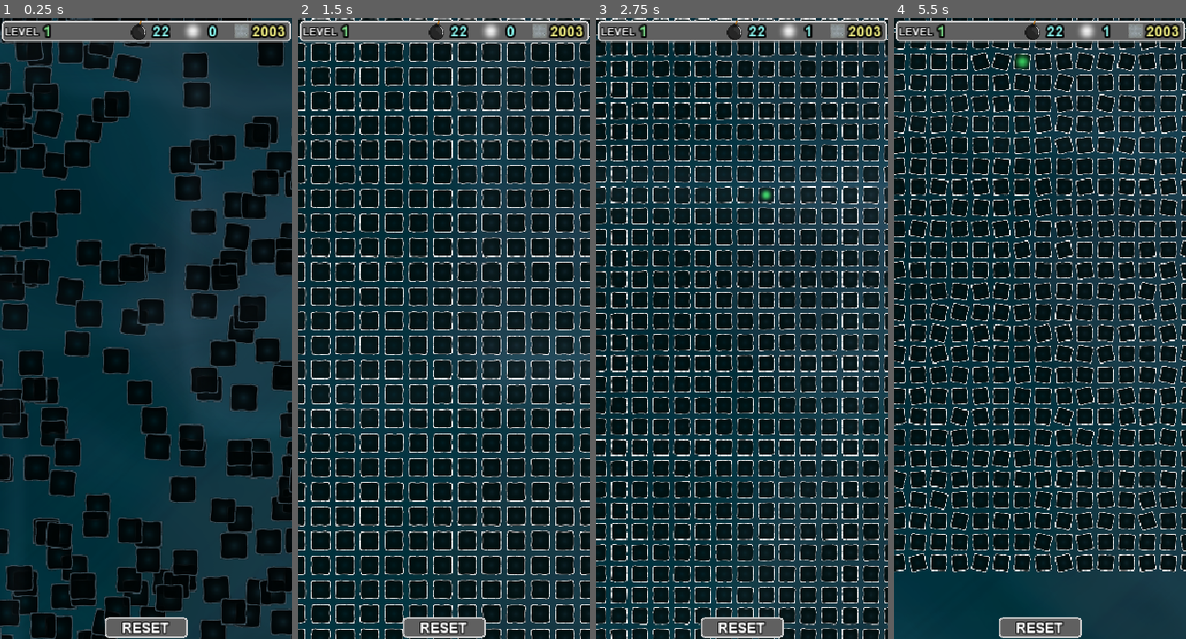
Above: before the commit, frames 1-4 (left to right).
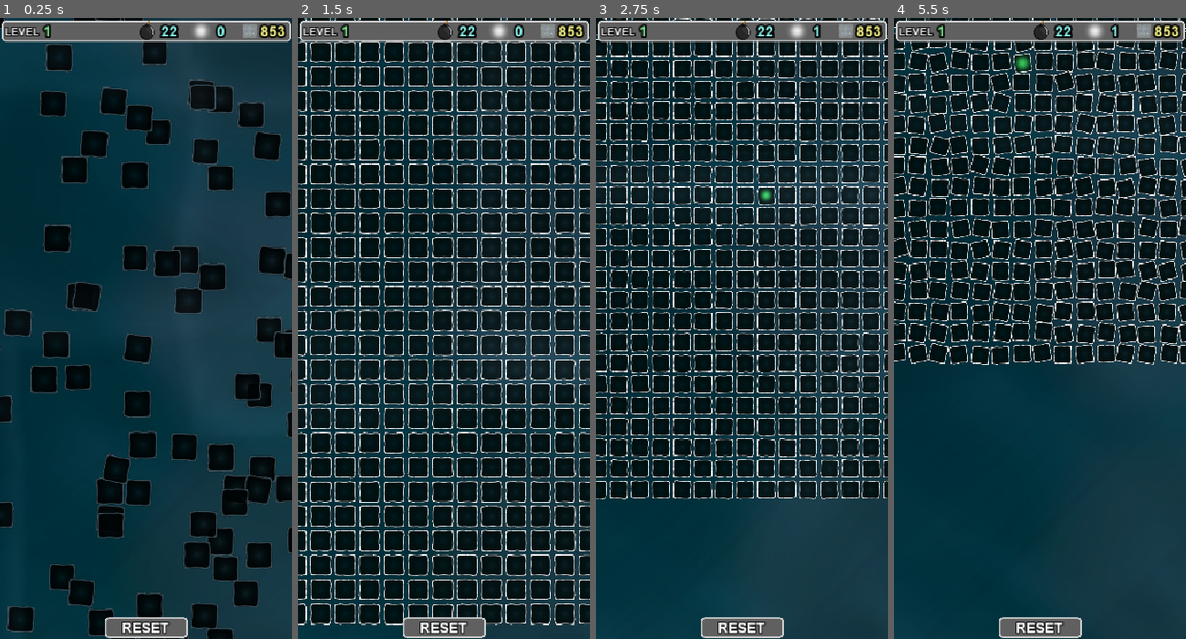
Above: after the commit, the same moments.

Repository: cloudziq/Mini_Sapper
Game: Godot game, scene res://scenes/SYS.tscn
Two runs of this game, one before a commit and one after it. Both use one fixed random seed, a clock stepped at 60 frames per second and the inputs below.
Inputs (mouse positions are in pixels of both pictures, inside the frame that each line leads up to):
- Up to frame 1 (0.25 s): no input
- Up to frame 2 (1.5 s): move the mouse to (508, 297) at 0.52 s; hold Mouse wheel up (zoom+) 0.53-1.25 s; click (508, 297) at 0.67 s; drag from (385, 359) to (321, 30) at 1.27 s
- Up to frame 3 (2.75 s): move the mouse to (771, 191) at 2.02 s; hold Mouse wheel up (zoom+) from 2.03 s (still down); click (771, 191) at 2.17 s
- Up to frame 4 (5.5 s): release Mouse wheel up (zoom+) at 2.75 s; drag from (1025, 452) to (896, 49) at 2.77 s; move the mouse to (1127, 421) at 3.52 s; hold Mouse wheel up (zoom+) 3.53-4.25 s; click (1127, 421) at 3.67 s; drag from (952, 235) to (908, 80) at 4.27 s; move the mouse to (1054, 328) at 5.02 s; hold Mouse wheel up (zoom+) from 5.03 s (still down); click (1054, 328) at 5.17 s

The runs differ from the first frame. In frame 1, 46% of the frame differs, in the area x 0-100%, y 0-100%; in frame 2, 25%; in frame 3, 33%; in frame 4, 37%.

Commit message:
tile animation fixes

Diff:
--- a/scripts/SYS.gd
+++ b/scripts/SYS.gd
@@ -57,7 +57,7 @@
 
 #   board_x:  board_y:  bombs:  revealed tiles:
 var level_data = [
-	[45,      45,      22,      0],        # 1
+	[35,      25,      22,      0],        # 1
 	[5,        4,       1,      0],        # 2
 	[5,        5,       1,      0],        # 3
 	[5,        6,       1,      0],        # 4
--- a/scripts/level_main.gd
+++ b/scripts/level_main.gd
@@ -206,6 +206,7 @@
 			if board_data[coord.x][coord.y][2] == 0 and board_data[tx][ty][1] == 0:
 				neighbours_table.append(Vector2(tx, ty))
 
+	# process every tiles:
 	for index in neighbours_table:
 		var x = index.x
 		var y = index.y
@@ -282,8 +283,8 @@
 		var cx = x + index[0]
 		var cy = y + index[1]
 
-		if (cx >= 0 and cx <= board_size.x-1) and (cy >= 0 and cy <= board_size.y-1):
-#		if not (cx == clamp(cx, 1, board_size.x) and cy == clamp(cy, 1, board_size.y)):
+#		if (cx >= 0 and cx <= board_size.x-1) and (cy >= 0 and cy <= board_size.y-1):
+		if (cx == clamp(cx, 0, board_size.x-1) and cy == clamp(cy, 0, board_size.y-1)):
 			if board_data[cx][cy][1] == 1:    #if tile has a bomb
 				counter = counter + 1
 
--- a/scripts/tile.gd
+++ b/scripts/tile.gd
@@ -1,6 +1,6 @@
 extends Area2D
 
-
+var test_num  := 0
 export(PackedScene) var _particles ;  var PARTICLES
 
 
@@ -89,11 +89,14 @@
 
 func tile_finish():
 	G.tiles_ready  += 1
-
 	var num = $"../../".level_data[G.SETTINGS.level-1]
+
 	if G.tiles_ready == (num[0] * num[1]):
 		$"../".allow_board_input  = true
 		G.tiles_ready             = 0
+		animate_tile(-1)
+	else:
+		animate_tile()
 
 	if theme_data[2] == false:
 		$Sprite.modulate  = Color(1,1,1,1)
@@ -103,7 +106,7 @@
 #	if tween:
 #		tween.kill()
 #		tween      = get_tree().create_tween().set_trans(Tween.TRANS_QUINT)
-	animate_tile()
+
 	yield(get_tree().create_tween().tween_interval(.25), "finished")
 	animate_tile(1)
 
@@ -121,9 +124,9 @@
 	var pos        = def_pos
 	var rot        = def_rot
 
-	if tween:
+	if tween and type == -1:
 		tween.kill()
-	tween      = get_tree().create_tween().set_trans(Tween.TRANS_QUINT)
+	tween      = get_tree().create_tween()
 
 	if type == 0:
 		var distance  := 3.2 if not reduce_mov else 1.6
@@ -132,14 +135,14 @@
 
 		tween.tween_property(self, "position", pos, rand_range(6, 8)
 			).set_trans(Tween.TRANS_SINE).set_ease(Tween.EASE_IN_OUT)
-		tween.tween_callback(self, "animate_tile").set_delay(0.2)
+		tween.tween_callback(self, "animate_tile").set_delay(.2)
 	else :
 		var angle  := 22
 		rot        += rand_range(-angle, angle)
 
 		tween.tween_property(self, "rotation_degrees", rot, rand_range(6, 10)
 			).set_trans(Tween.TRANS_SINE).set_ease(Tween.EASE_IN_OUT)
-		tween.tween_callback(self, "animate_tile", [1]).set_delay(0.2)
+		tween.tween_callback(self, "animate_tile", [1]).set_delay(.2)
 
 
 
@@ -147,6 +150,7 @@
 
 
 func reveal(counter := 0):
+	test_num += 1
 	var col
 
 	if theme_data[2] == false:
@@ -156,9 +160,9 @@
 
 	if tween:
 		tween.kill()
-	tween      = get_tree().create_tween().set_trans(Tween.TRANS_QUINT).set_parallel(true)
-
-	var delay     := rand_range(.1, .42)
+	tween      = get_tree().create_tween().set_parallel(true)
+
+	var delay     := rand_range(.12, .28)
 	var scale_to  :  Vector2
 	var trans
 
@@ -174,17 +178,17 @@
 		else:
 			col.a *= .36
 
-		var _a  = tween.tween_property($Sprite, "modulate", col, 3.25
-			).set_trans(Tween.TRANS_BOUNCE).set_delay(delay)
+		tween.tween_property($Sprite, "modulate", col, 3.25
+			).set_trans(trans).set_ease(Tween.EASE_OUT).set_delay(delay)
 
 	else:
 	#if tile have a number
 		var mult    = counter * .024
 		scale_to    = Vector2(.14, .14) + Vector2(mult, mult)
-		trans       = Tween.TRANS_ELASTIC
-
-	var _a = tween.tween_property(self, "scale", scale_to, 3.25
-			).set_trans(trans).set_delay(delay)
+		trans       = Tween.TRANS_BOUNCE
+
+	tween.tween_property(self, "scale", scale_to, 3.25
+		).set_trans(trans).set_ease(Tween.EASE_OUT).set_delay(delay)
 
 	PARTICLES = _particles.instance()
 	add_child(PARTICLES)
@@ -197,7 +201,7 @@
 
 func _on_Area2D_area_shape_entered(_a, _b, _c, _d):
 	$"../".check_clicked_tile()
-#	_b.set_deferred("monitorable", false)
+	_b.set_deferred("monitorable", false)
 
 
 
